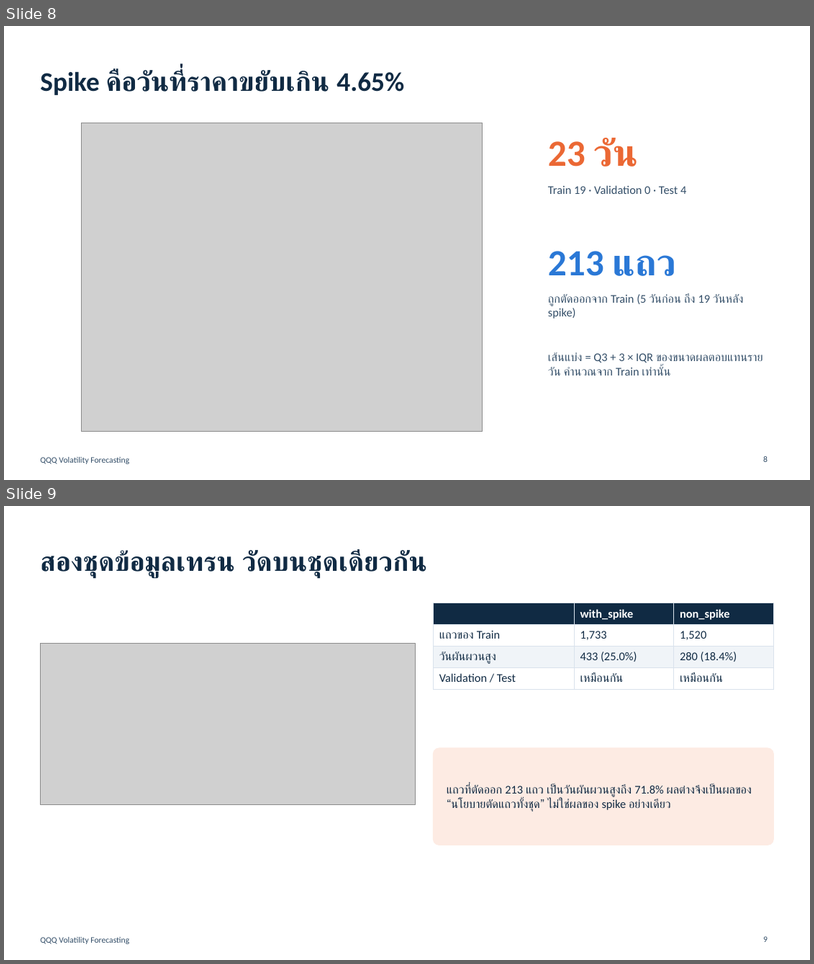
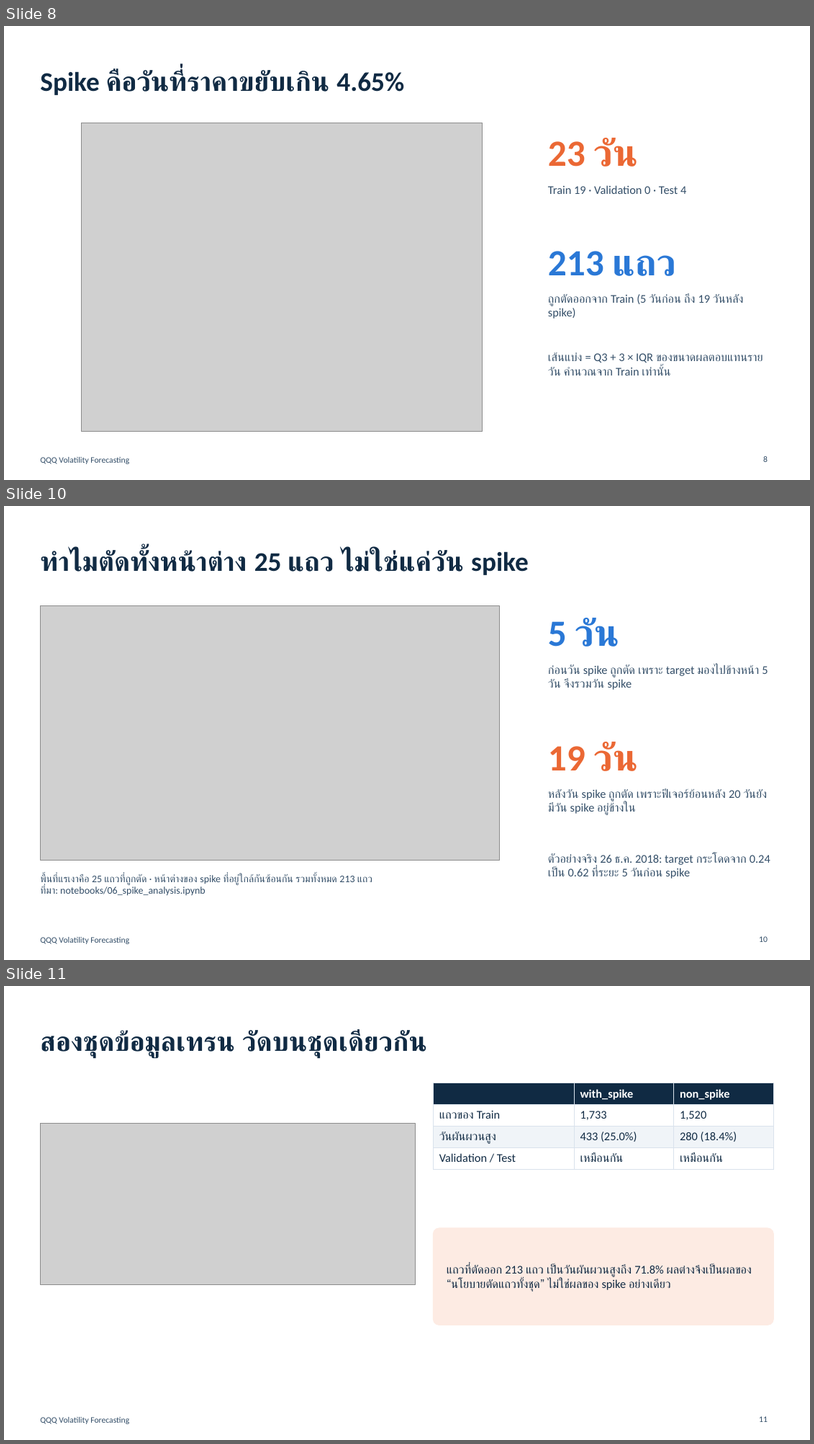
Before and after one commit to Witchaya-Dithiphan/QQQ-Volatility-Forecasting, a slide deck: deliverables/slides.pptx. Shown one above the other, each under a label of ours: slides 8 and 9 before the commit, slides 8, 10 and 11 after it; the slides between them are not shown. The pictures are 814x964 and 814x1444 pixels, drawn with LibreOffice and Linux fonts; fonts in the diff are those of the drawing; grey boxes stand for pictures. Boxes give left, top, right and bottom in pixels: in the first picture for what was removed or moved away, otherwise in the second. Text is boxed around its words. In the diff, an @@ line names an element or a change of style, - is before the commit and + after.

```diff
--- a/deliverables/slides.pptx
+++ b/deliverables/slides.pptx
@@ slide 10 added at box(4, 506, 810, 960), background #FFFFFF; not listed: 1 template element that a slide beside it also shows @@
@@ title added at box(40, 550, 529, 575), 32 pt, text #102A43, bold @@
+ทำไมตัดทั้งหน้าต่าง 25 แถว ไม่ใช่แค่วัน spike
@@ picture added at box(40, 606, 500, 860) @@
@@ text added at box(548, 618, 620, 646), 44 pt, text #2A78D6, bold @@
+5 วัน
@@ text added at box(548, 664, 768, 690), 14 pt, text #334E68 @@
+ก่อนวัน spike ถูกตัด เพราะ target มองไปข้างหน้า 5 วัน จึงรวมวัน spike
@@ text added at box(548, 741, 638, 771), 44 pt, text #EB6834, bold @@
+19 วัน
@@ text added at box(548, 789, 767, 815), 14 pt, text #334E68 @@
+หลังวัน spike ถูกตัด เพราะฟีเจอร์ย้อนหลัง 20 วันยังมีวัน spike อยู่ข้างใน
@@ text added at box(548, 853, 771, 878), 14 pt, text #334E68 @@
+ตัวอย่างจริง 26 ธ.ค. 2018: target กระโดดจาก 0.24 เป็น 0.62 ที่ระยะ 5 วันก่อน spike
@@ text added at box(40, 874, 373, 896), 12 pt, text #334E68 @@
+พื้นที่แรเงาคือ 25 แถวที่ถูกตัด · หน้าต่างของ spike ที่อยู่ใกล้กันซ้อนกัน รวมทั้งหมด 213 แถว
+ที่มา: notebooks/06_spike_analysis.ipynb
@@ page number added at box(759, 936, 768, 942), 10 pt, text #334E68 @@
+10
@@ what was slide 9 is now slide 11 @@
@@ page number at box(759, 1416, 768, 1422): text changed @@
-9
+11
```
Also in this commit, not shown: 1 slide changed, 1 other slide added, 50 other files.
